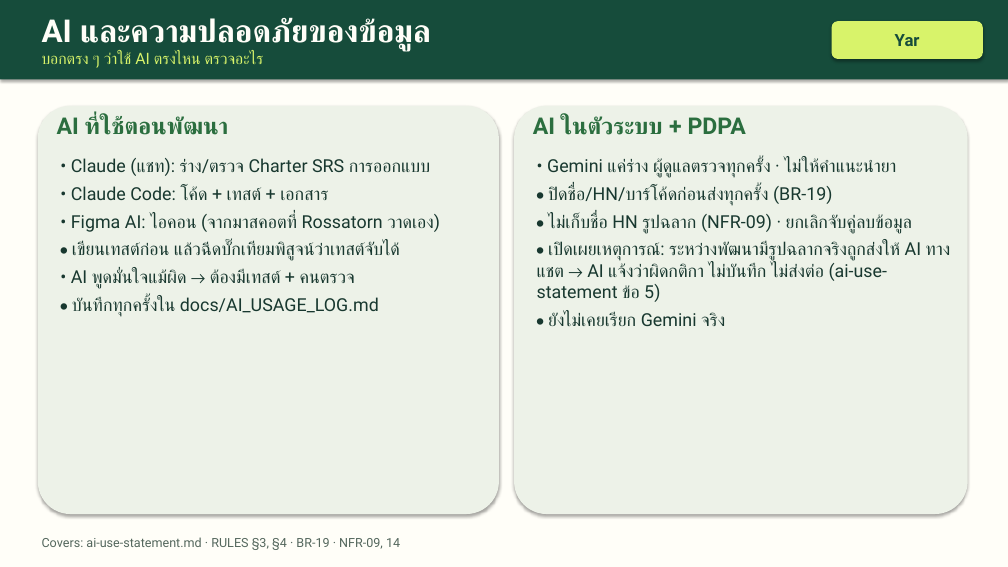
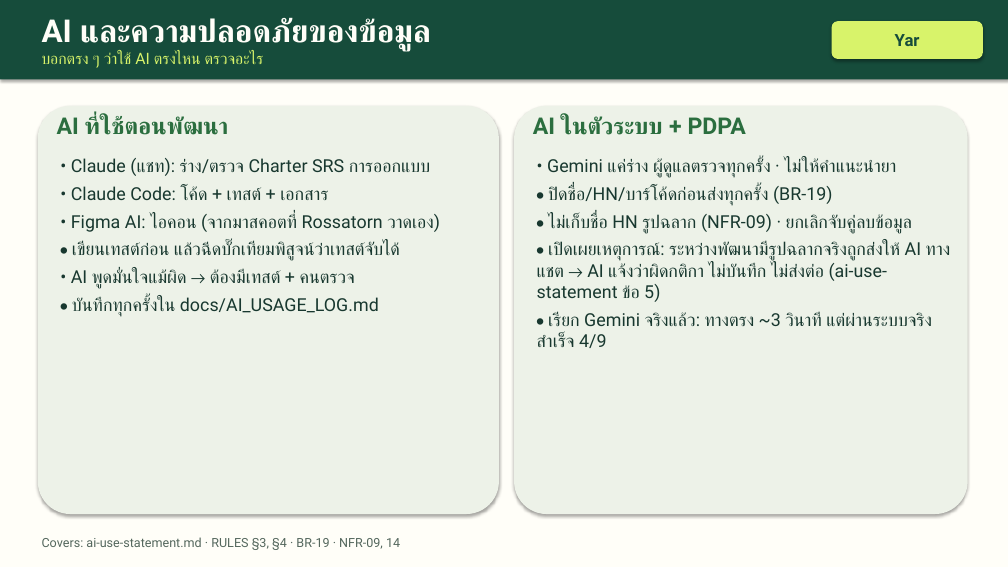
Before and after one commit to yaroo393-png/MedMind, a slide deck: slide 11 of slides/demo-slides.pptx. Drawn at 1008x567 pixels with LibreOffice and Linux fonts; fonts in the diff are those of the drawing. Boxes give left, top, right and bottom in pixels: in the first picture for what was removed or moved away, otherwise in the second. Text is boxed around its words. In the diff, an @@ line names an element or a change of style, - is before the commit and + after.

```diff
--- a/slides/demo-slides.pptx
+++ b/slides/demo-slides.pptx
@@ text at (537, 312, 932, 348): text changed @@
-• ยังไม่เคยเรียก Gemini จริง
+• เรียก Gemini จริงแล้ว: ทางตรง ~3 วินาที แต่ผ่านระบบจริงสำเร็จ 4/9
```
Also in this commit, not shown: 3 other slides changed, 29 other files.
